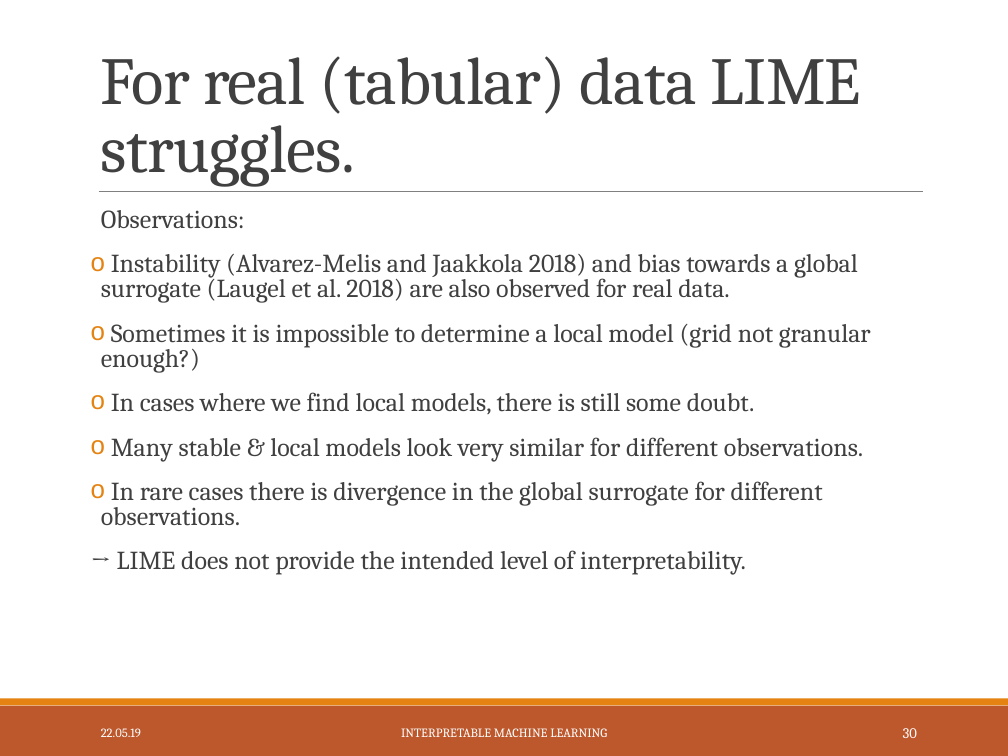
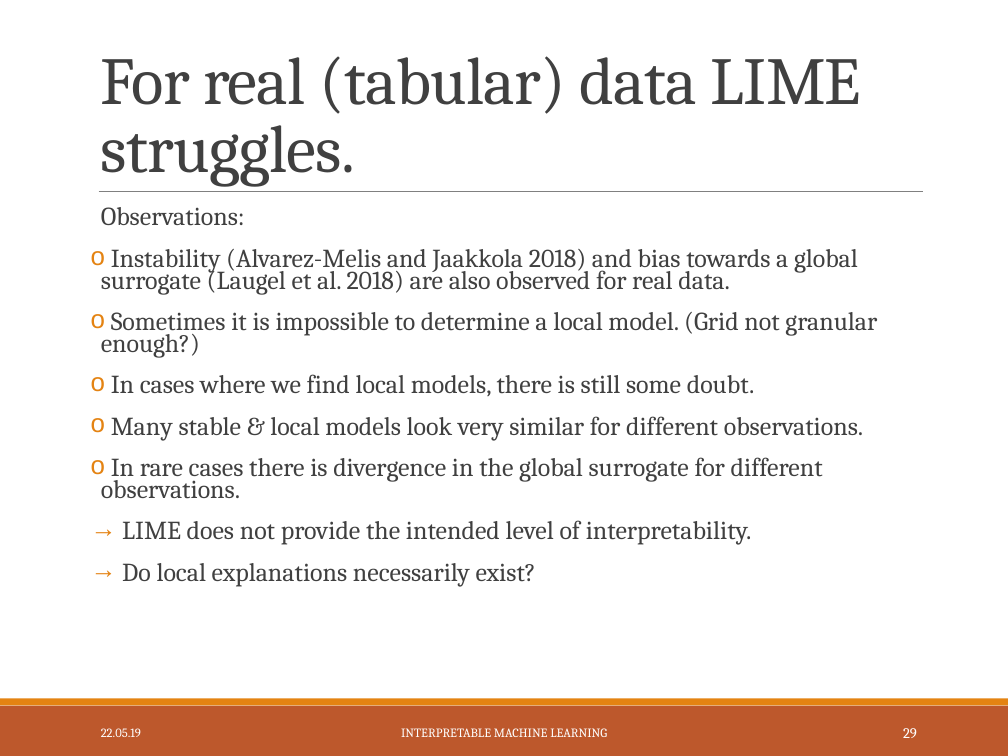
Before and after one commit to slds-lmu/iml_methods_limitations, a slide deck: slide 30 of Slides/LIME-neighbourhood.pptx (slide 31 before the commit). Drawn at 1008x756 pixels with LibreOffice and Linux fonts; fonts in the diff are those of the drawing. Boxes give left, top, right and bottom in pixels: in the first picture for what was removed or moved away, otherwise in the second. Text is boxed around its words. In the diff, an @@ line names an element or a change of style, - is before the commit and + after.

Commit message:
Improved slides and included ideal stab paths also to paper [ci skip]

```diff
--- a/Slides/LIME-neighbourhood.pptx
+++ b/Slides/LIME-neighbourhood.pptx
@@ text at [101, 207, 863, 499]: line spacing 0.8 to 0.7 @@
@@ text at [101, 312, 877, 358]: text changed @@
-o Sometimes it is impossible to determine a local model (grid not granular enough?)
+o Sometimes it is impossible to determine a local model. (Grid not granular enough?)
@@ text at [122, 520, 752, 587]: text changed @@
-→ LIME does not provide the intended level of interpretability.
+→ LIME does not provide the intended level of interpretability.
+→ Do local explanations necessarily exist?
@@ page number at [903, 728, 917, 738]: text changed @@
-30
+29
```
Also in this commit, not shown: 8 other slides changed, 1 slide removed, 14 other files.
